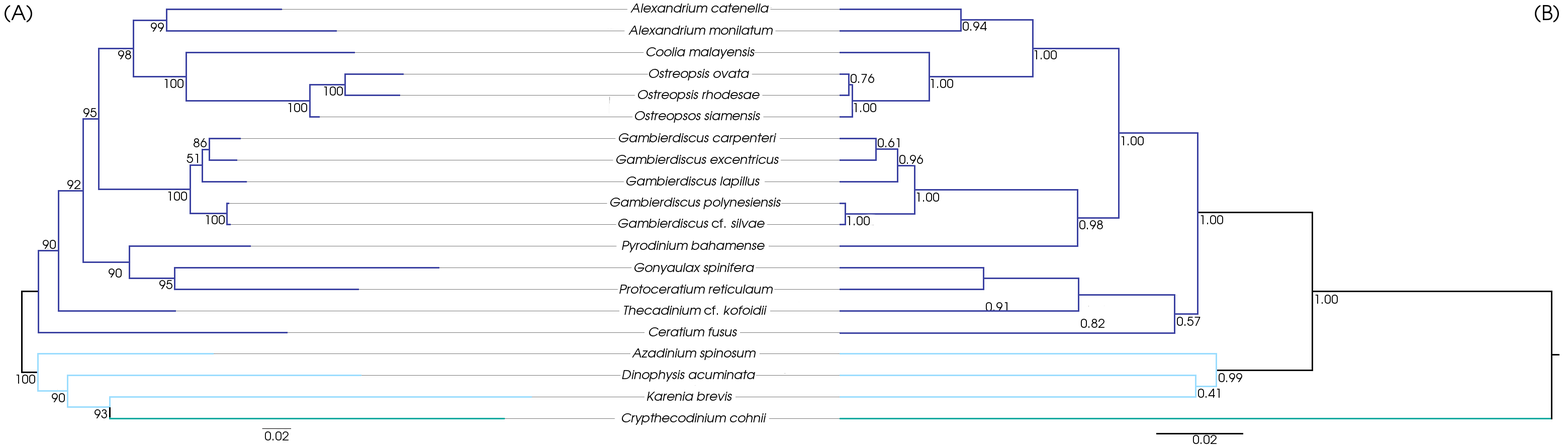
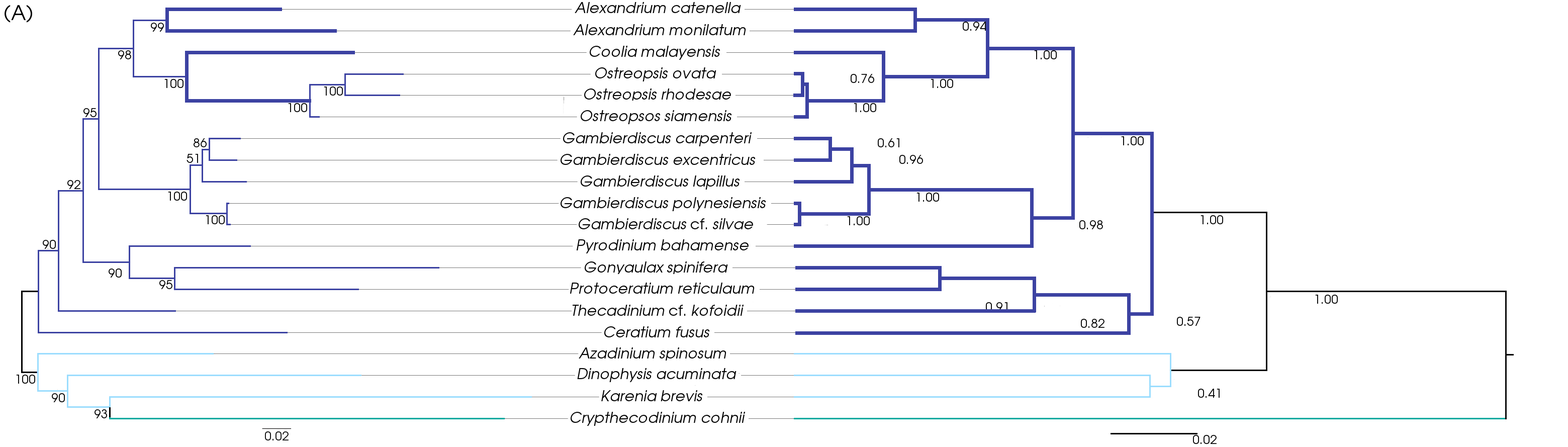
Before/after of a 1568 × 447 layered artwork. What changed in the layer stack:
painted on "Pasted Layer" over [795, 265, 1174, 322]
painted on "single-concat-RaxML.pdf" over [165, 7, 355, 103]
painted on "Aug2_20-taxa-combined-fig_MCC_trees_gimp.png" over [563, 7, 1560, 435]
painted on "Thecadinium cf. kofoidii" over [572, 304, 767, 316]
painted on "Crypthecodinium cohnii" over [570, 411, 767, 426]
renamed "Dinophysis acuminata #1" to "Dinophysis acuminata", painted on it over [577, 367, 756, 383]
painted on "Gonyaulax spinifera" over [584, 261, 755, 275]
painted on "Azadinium spinosum" over [578, 347, 756, 361]
painted on "Protoceratium reticulaum" over [569, 282, 773, 294]
painted on "Ceratium fusus" over [604, 326, 737, 338]
painted on "Gambierdiscus polynesiensis" over [560, 197, 781, 212]
painted on "Pyrodinium bahamense" over [576, 239, 765, 254]
painted on "Gambierdiscus cf. silvae" over [578, 218, 765, 230]
painted on "Gambierdiscus lapillus" over [580, 175, 760, 190]
painted on "Ostreopsos siamensis" over [580, 110, 761, 125]
painted on "Gambierdiscus excentricus" over [560, 153, 779, 165]
painted on "Gambierdiscus carpenteri" over [563, 132, 777, 147]
painted on "Ostreopsis ovata" over [595, 67, 750, 82]
painted on "Ostreopsis rhodesae" over [584, 88, 760, 102]
painted on "Coolia malayensis" over [589, 45, 755, 60]
painted on "Alexandrium monilatum" over [573, 24, 773, 36]
painted on "Alexandrium catenella" over [574, 2, 769, 14]
painted on "conective bits" over [165, 2, 1560, 435]
painted on "background" over [165, 2, 1560, 435]
…and 2 more changes (2 painted, 1 renamed)
